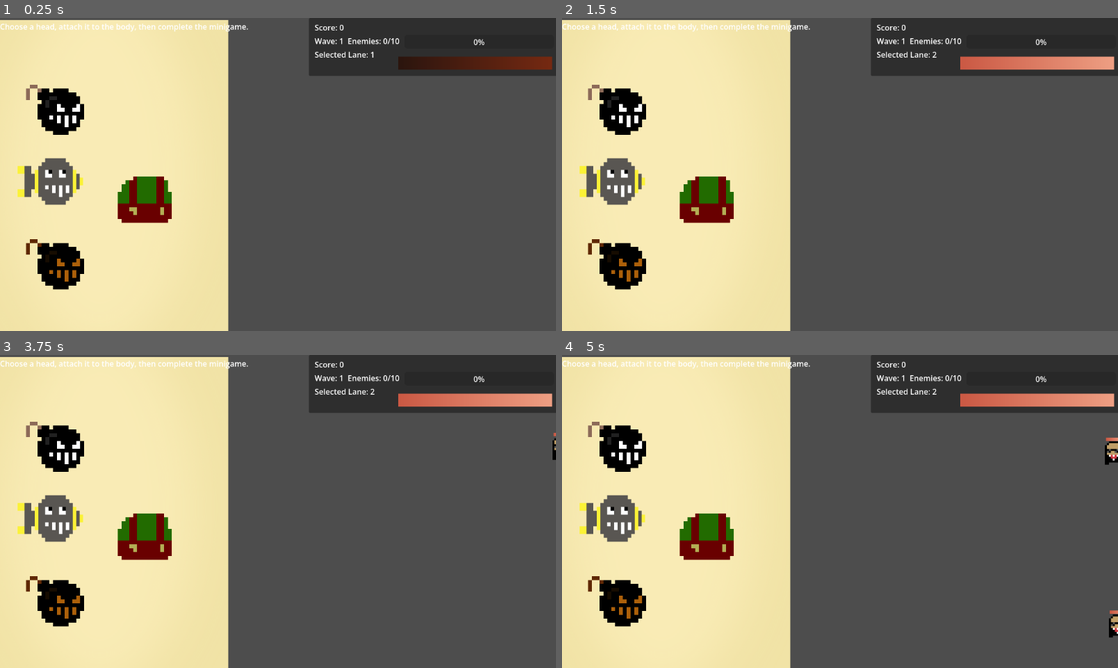
Above: before the commit, frames 1-4 (two rows, left to right).
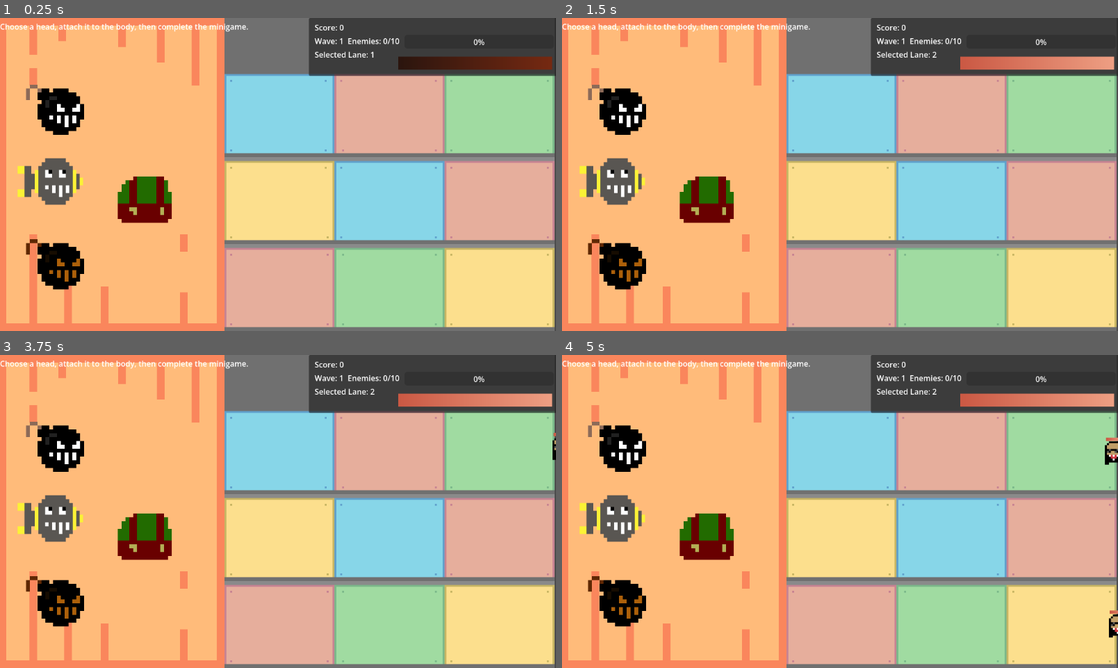
Above: after the commit, the same moments.

Repository: EctoCandy/Toy-Making-Game
Game: Godot game, scene res://Scenes/Lanes/lanes_proto_main.tscn
Same seed, same stepped clock (60 frames per second), same inputs: the game is played once before the commit and once after it.
Inputs (mouse positions are in pixels of both pictures, inside the frame that each line leads up to):
- Up to frame 1 (0.25 s): no input
- Up to frame 2 (1.5 s): tap Enter at 0.5 s; move the mouse to (962, 158) at 0.52 s; press the mouse at (962, 158) at 0.53 s; release the mouse at (962, 158) at 1.25 s; tap Space at 1.25 s; drag from (728, 190) to (984, 115) at 1.27 s
- Up to frame 3 (3.75 s): tap Enter at 2, 3.5 s; move the mouse to (333, 442) at 2.02 s; tap 2 at 2.1 s; click (333, 442) at 2.17 s; tap Space at 2.75 s; drag from (250, 574) to (233, 452) at 2.77 s; move the mouse to (444, 558) at 3.52 s; press the mouse at (444, 558) at 3.53 s
- Up to frame 4 (5 s): release the mouse at (1006, 558) at 4.25 s; drag from (673, 464) to (1112, 452) at 4.27 s

The runs differ from the first frame. In frame 1, 87% of the frame differs, in the area x 0-100%, y 0-100%; in frame 2, 87%; in frame 3, 87%; in frame 4, 87%.

Commit message:
BackgroundDraft
Added a first draft of a background to the game

Diff:
--- a/Scenes/Lanes/lanes_proto_main.tscn
+++ b/Scenes/Lanes/lanes_proto_main.tscn
@@ -2,6 +2,7 @@
 
 [ext_resource type="Script" uid="uid://47n0ywaijsjh" path="res://Scripts/main.gd" id="1_ndud4"]
 [ext_resource type="PackedScene" uid="uid://bdhnmds611gw8" path="res://Scenes/Lanes/lane.tscn" id="2_ndud4"]
+[ext_resource type="Texture2D" uid="uid://bpr36f64xjl8o" path="res://Assets/Art/Background.png" id="2_oild2"]
 [ext_resource type="PackedScene" uid="uid://q0gq8mno4fm" path="res://Scenes/Minigames/RobotBuilder.tscn" id="3_oild2"]
 [ext_resource type="PackedScene" uid="uid://4t183y78j406" path="res://Scenes/Lanes/health_bar.tscn" id="4_po6rj"]
 
@@ -26,6 +27,10 @@
 
 [node name="Main" type="Node2D" unique_id=1786035646]
 script = ExtResource("1_ndud4")
+
+[node name="Background" type="Sprite2D" parent="." unique_id=6842814]
+position = Vector2(573, 324)
+texture = ExtResource("2_oild2")
 
 [node name="Lane1" parent="." unique_id=1811325806 instance=ExtResource("2_ndud4")]
 position = Vector2(527, 111)
--- a/Scenes/Minigames/RobotBuilder.tscn
+++ b/Scenes/Minigames/RobotBuilder.tscn
@@ -20,6 +20,7 @@
 texture = ExtResource("2_sg3f8")
 
 [node name="UIBackgroundPlaceholder" type="Sprite2D" parent="." unique_id=956852732]
+visible = false
 position = Vector2(213.50002, 326)
 scale = Vector2(0.75, 0.6680244)
 texture = ExtResource("3_uyipn")
Binary file added: Assets/Art/Background.png
Not shown, added: Assets/Art/Background.png.import
